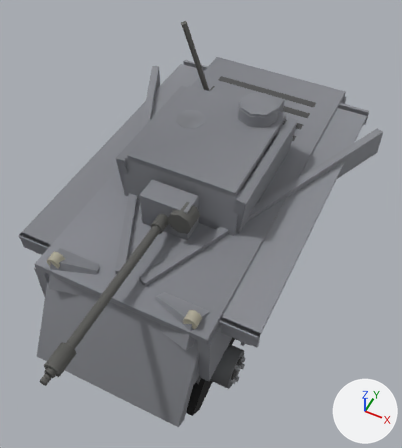
A saved change to the glTF model client/assets/models/enemy-medium.glb.
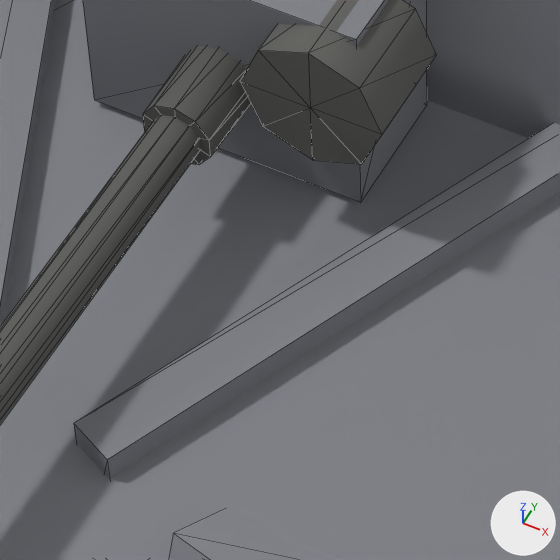
There are two pictures of each version: one whole from a camera (50 mm lens) standing at (3.06, -6.59, 8.52) and looking at (0.27, -1.02, 1.56), one close up on the part from 32% to 55% of the width and 46% to 67% of the height. Lighting does not change. The marker at lower right points along +X, +Y and +Z. The last two pictures show the newer version. The close-ups show mesh edges as thin lines. Where no turn or scale is listed for an object, it has been applied to the vertices. Vertices at exactly the same position are counted once.

The first close-up shows 'barrel', 'glacis', 'hullSide', 'hullTop', 'mantlet', 'turretFront'.
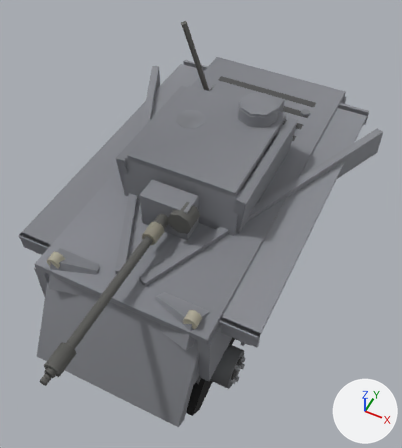
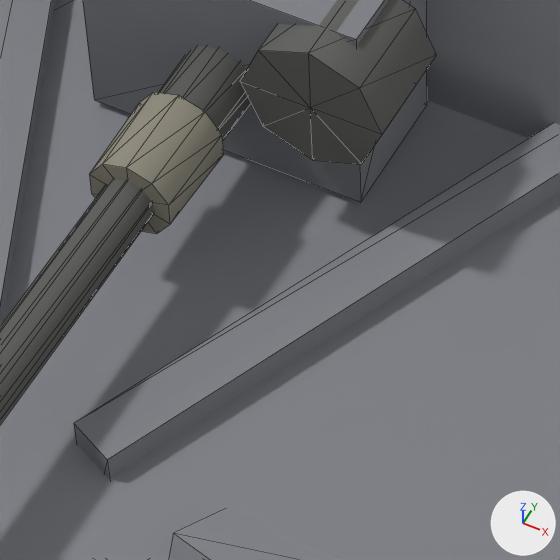
Changed parts and their boxes (x1, y1, x2, y2) in the close-ups (560 x 560 px):
part 1 of me_mesh_39, added: after (89, 92, 224, 234)

What changed in the scene script:
```text
Change me_mesh_39:
    used by ob_barrel; location = (0.0, -1.45, 2.26)
    remove me_mesh_39.from_pydata(...)  # 96 vertices, 160 faces; spans x -0.11..0.11, y -3.27..0.04, z -0.12..0.12
    add me_mesh_39.from_pydata(...)  # 120 vertices, 200 faces; spans x -0.12..0.12, y -3.27..0.04, z -0.13..0.13
    me_mesh_39 part 1: the loose piece of 24 vertices spanning x -0.11..0.11, y -0.51..0.04, z -0.11..0.11 is copied, and the copy is scaled about its middle by (1.15, 0.473, 1.15), then moved by (0.0, -0.38, 0.0); it spans x -0.12..0.12, y -0.75..-0.49, z -0.13..0.13
```
